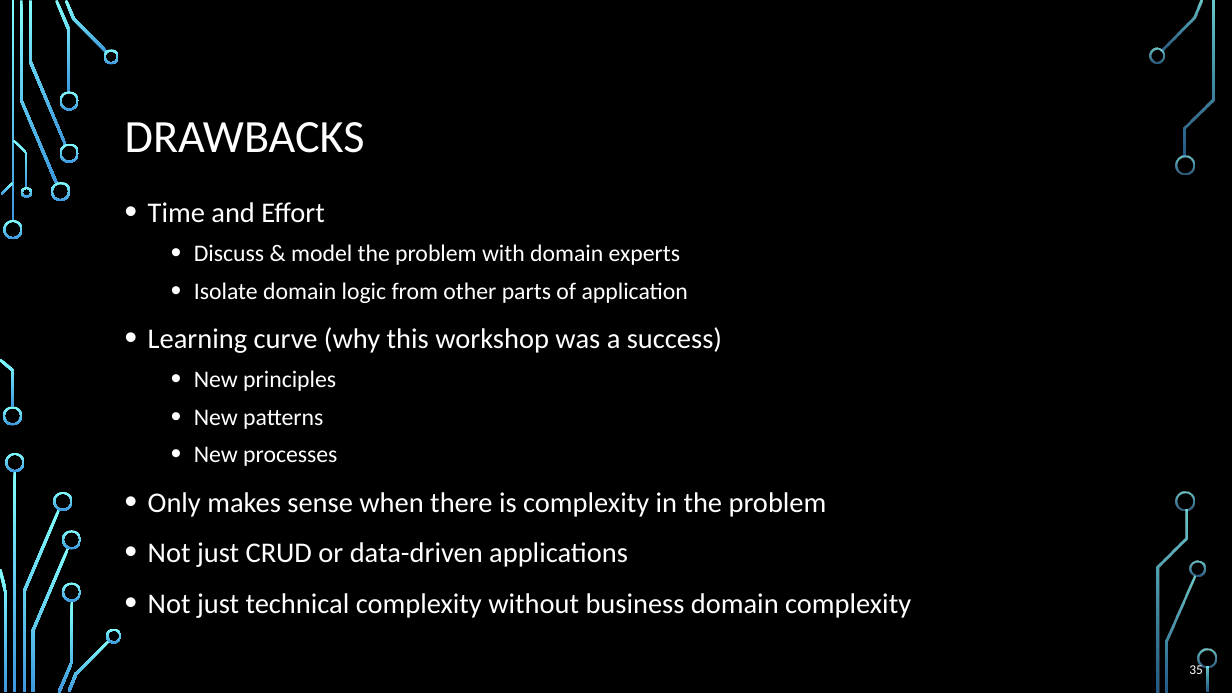
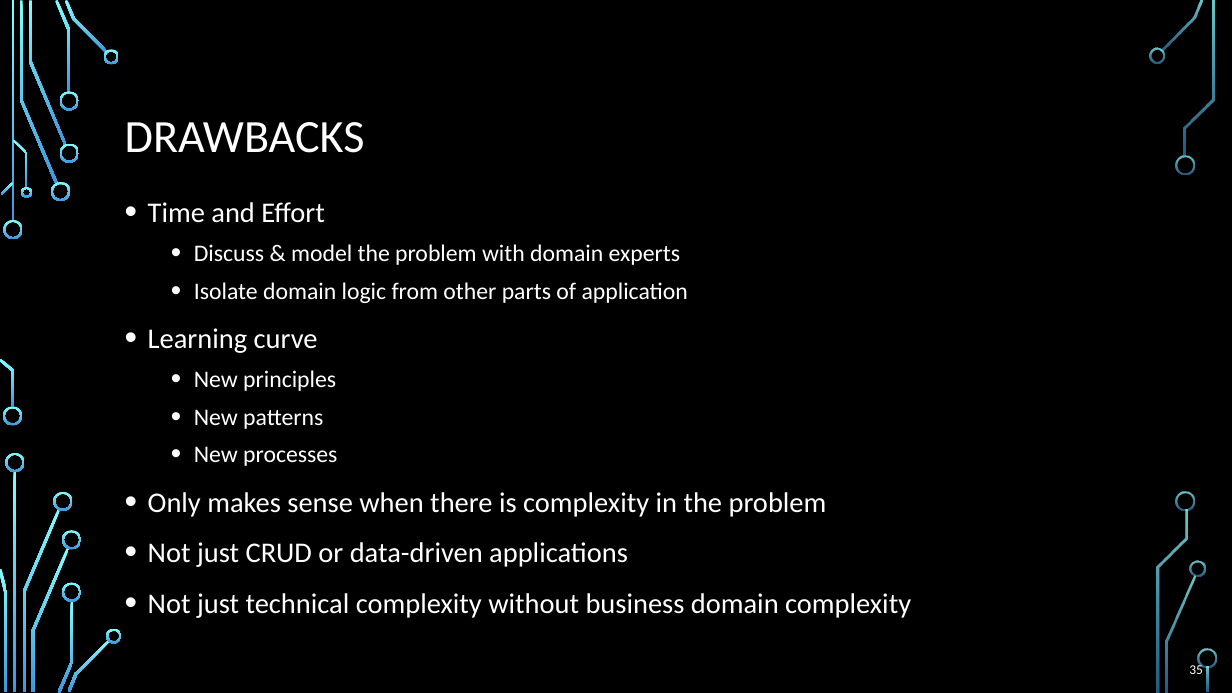
Before and after one commit to ivaylokenov/Software-Architecture-Series, a slide deck: slide 35 of Presentation-Part5-Monolithic-Approaches.pptx. Drawn at 1232x693 pixels with LibreOffice and Linux fonts; fonts in the diff are those of the drawing; background and template pictures are left out. Boxes give left, top, right and bottom in pixels: in the first picture for what was removed or moved away, otherwise in the second. Text is boxed around its words. In the diff, an @@ line names an element or a change of style, - is before the commit and + after.

```diff
--- a/Presentation-Part5-Monolithic-Approaches.pptx
+++ b/Presentation-Part5-Monolithic-Approaches.pptx
@@ text at (148,328,318,353): text changed @@
-• Learning curve (why this workshop was a success)
+• Learning curve
```
Also in this commit, not shown: 1 other file.
